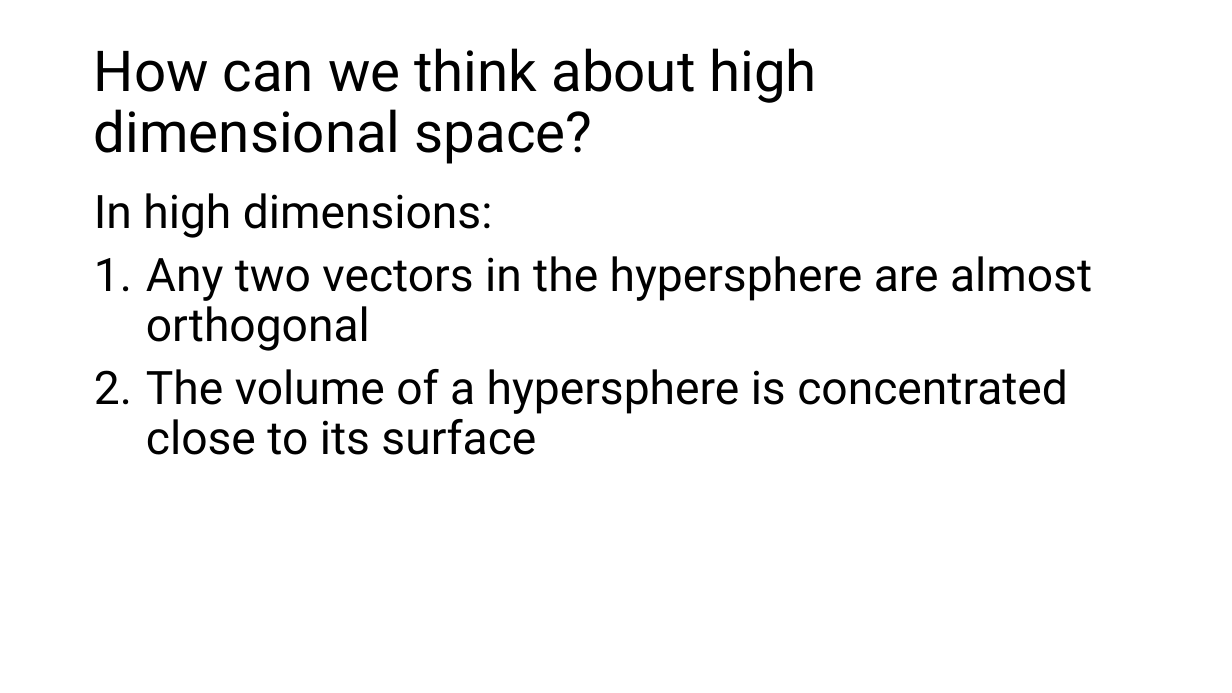
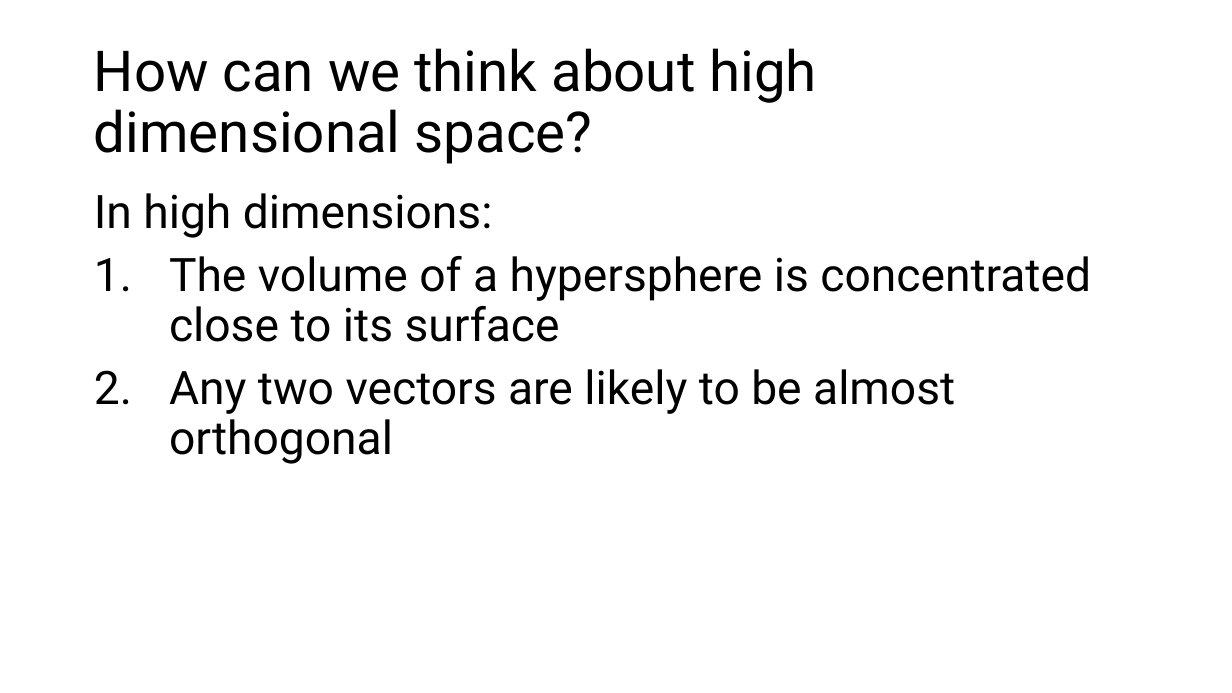
Before and after one commit to HuwWDay/BlurseOfDimensionality, a slide deck: slide 5 of The Blurse of Dimensionality.pptx (slide 4 before the commit). Drawn at 1232x693 pixels with LibreOffice and Linux fonts; fonts in the diff are those of the drawing. Boxes give left, top, right and bottom in pixels: in the first picture for what was removed or moved away, otherwise in the second. Text is boxed around its words. In the diff, an @@ line names an element or a change of style, - is before the commit and + after.

```diff
--- a/The Blurse of Dimensionality.pptx
+++ b/The Blurse of Dimensionality.pptx
@@ text at (146, 256, 1092, 351): paragraph removed @@
-1. Any two vectors in the hypersphere are almost orthogonal
@@ text at (169, 256, 1091, 342): indent changed @@
@@ text at (169, 369, 955, 464): paragraph added @@
+2. Any two vectors are likely to be almost orthogonal
```
Also in this commit, not shown: 9 other slides changed, 5 slides added, 4 other files.
